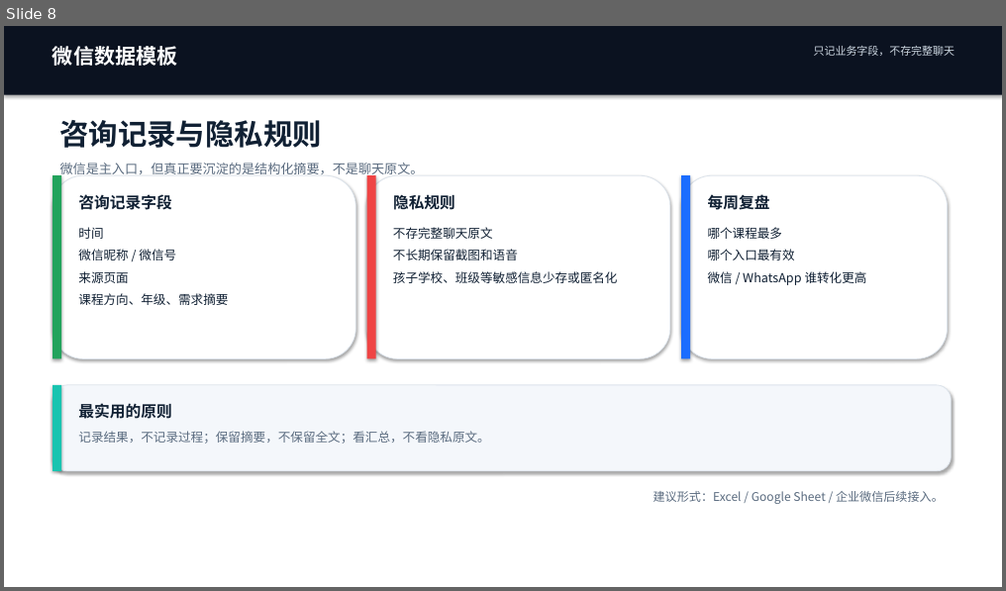
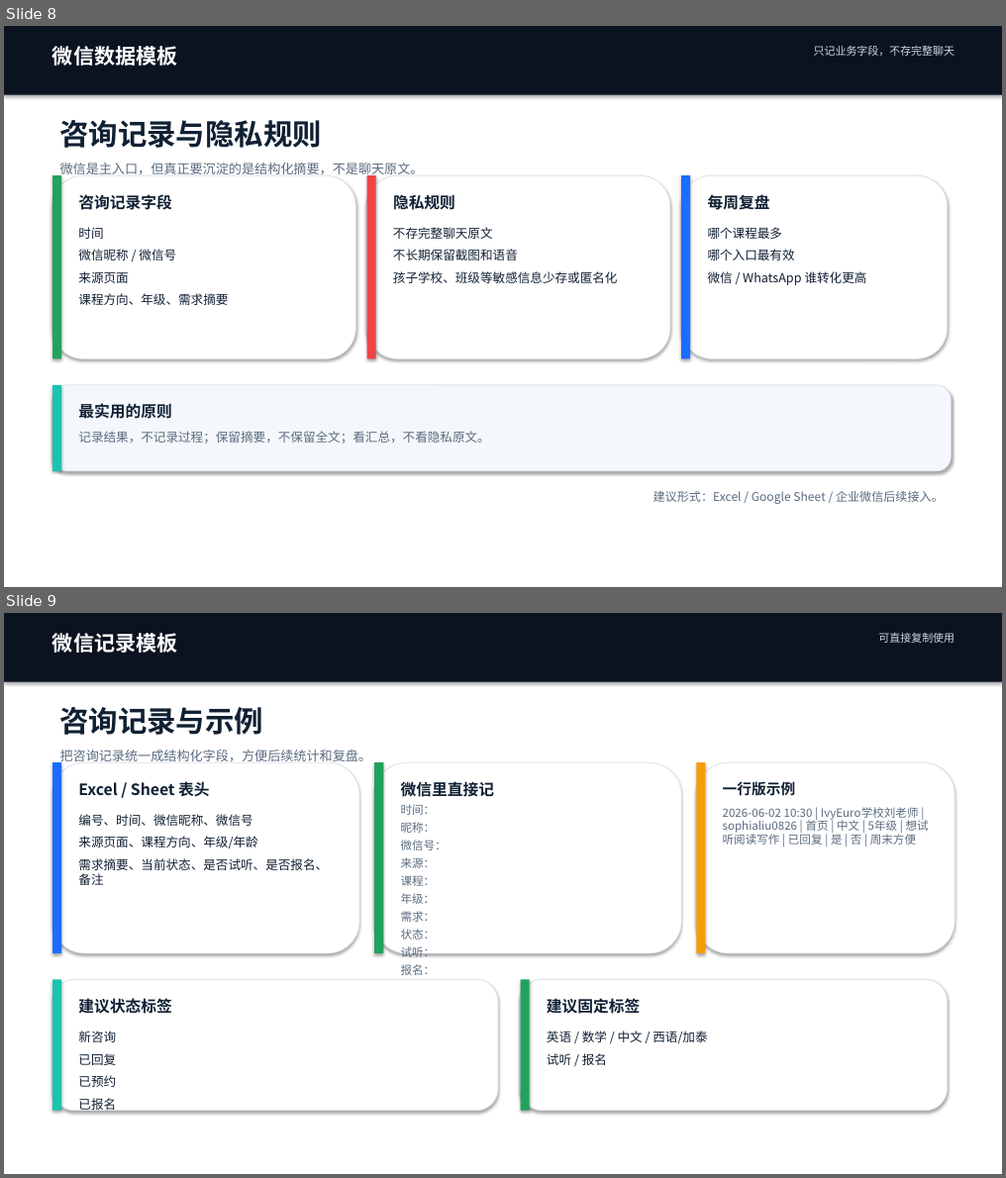
Before and after one commit to guoyunyi0417-hue/ivy-euro-education, a slide deck: IvyEuro_Education_网站改造分析报告.pptx. Shown one above the other, each under a label of ours: slide 8 before the commit, slides 8 and 9 after it. The pictures are 1006x591 and 1006x1178 pixels, drawn with LibreOffice and Linux fonts; fonts in the diff are those of the drawing. Boxes give left, top, right and bottom in pixels: in the first picture for what was removed or moved away, otherwise in the second. Text is boxed around its words. In the diff, an @@ line names an element or a change of style, - is before the commit and + after.

```diff
--- a/IvyEuro_Education_网站改造分析报告.pptx
+++ b/IvyEuro_Education_网站改造分析报告.pptx
@@ slide 9 added at [4,613,1002,1174], background #FFFFFF @@
@@ rectangle added at [4,613,1002,682], fill #0B1220 @@
@@ text added at [53,633,177,653], 20 pt, text #FFFFFF, bold @@
+微信记录模板
@@ text added at [878,633,954,643], 10.5 pt, text #CCD6E0 @@
+可直接复制使用
@@ text added at [60,707,372,764], 12.5 pt, text #5A6B7F @@
+咨询记录与示例
+把咨询记录统一成结构化字段，方便后续统计和复盘。
@@ rounded rectangle added at [53,762,359,954], fill #FFFFFF, outline #DCE3EB 0.75 pt @@
@@ rectangle added at [53,762,61,954], fill #1B6DFF @@
@@ text added at [78,781,209,797], 15 pt, text #102033, bold @@
+Excel / Sheet 表头
@@ rounded rectangle added at [374,762,681,954], fill #FFFFFF, outline #DCE3EB 0.75 pt @@
@@ rectangle added at [374,762,383,954], fill #22A35C @@
@@ text added at [401,781,494,975], 11 pt, text #5A6B7F @@
+微信里直接记
+时间：
+昵称：
+微信号：
+来源：
+课程：
+年级：
+需求：
+状态：
+试听：
+报名：
+备注：
@@ rounded rectangle added at [696,762,954,954], fill #FFFFFF, outline #DCE3EB 0.75 pt @@
@@ rectangle added at [696,762,706,954], fill #F59E0B @@
@@ text added at [723,781,929,845], 11 pt, text #5A6B7F @@
+一行版示例
+2026-06-02 10:30 | IvyEuro学校刘老师 | sophialiu0826 | 首页 | 中文 | 5年级 | 想试听阅读写作 | 已回复 | 是 | 否 | 周末方便
@@ text added at [78,814,328,885], 12 pt, text #102033 @@
+编号、时间、微信昵称、微信号
+来源页面、课程方向、年级/年龄
+需求摘要、当前状态、是否试听、是否报名、备注
@@ rounded rectangle added at [53,980,498,1111], fill #FFFFFF, outline #DCE3EB 0.75 pt @@
@@ rectangle added at [53,980,61,1111], fill #19C4B0 @@
@@ text added at [78,998,171,1014], 15 pt, text #102033, bold @@
+建议状态标签
@@ rounded rectangle added at [521,980,947,1111], fill #FFFFFF, outline #DCE3EB 0.75 pt @@
@@ rectangle added at [521,980,530,1111], fill #22A35C @@
@@ text added at [547,998,640,1014], 15 pt, text #102033, bold @@
+建议固定标签
@@ text added at [78,1031,116,1112], 12 pt, text #102033 @@
+新咨询
+已回复
+已预约
+已报名
@@ text added at [547,1031,707,1065], 12 pt, text #102033 @@
+英语 / 数学 / 中文 / 西语/加泰
+试听 / 报名
```
Also in this commit, not shown: 1 other file.
